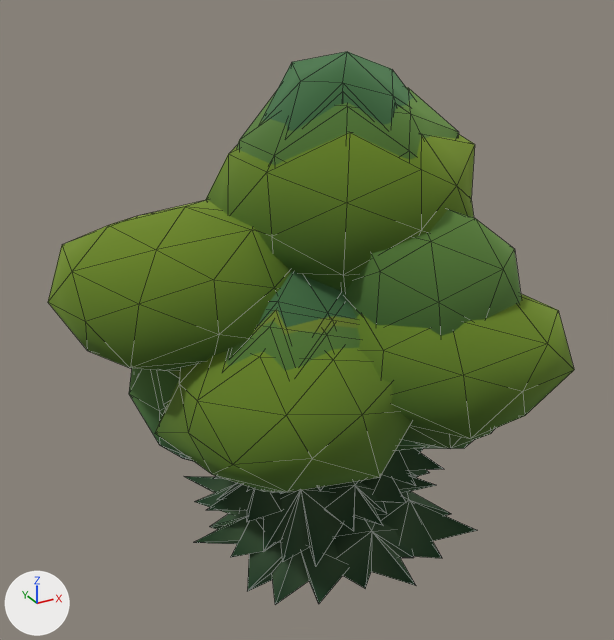
What one commit did to the glTF model godot/assets/south-outer-tree-meshes.glb.
Both versions are drawn from a 50 mm lens placed at (-7.17, -12.41, 12.58), pointed at (-0.24, 0.18, 6.29). The lights are fixed; the arrows at lower left show +X, +Y and +Z. The older version comes first. Mesh edges are drawn as thin lines.

Names of what the first picture shows: 'Crown0', 'Crown1', 'Crown2', 'Crown3', 'Crown4', 'Crown5'.
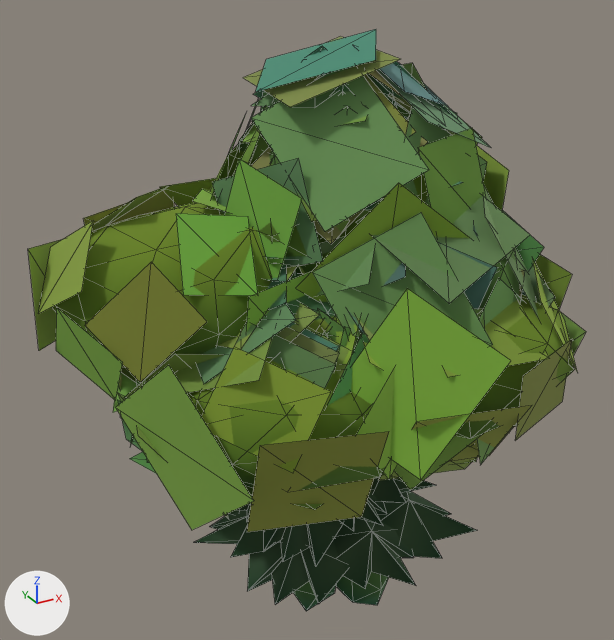
Boxes [x1, y1, x2, y2] around the edits, measured in the pictures (614 x 640 px):
'Sprigs0', added (green)
    after: [28, 94, 586, 532]
'Sprigs1', added (green)
    after: [118, 65, 555, 504]
'Sprigs3', added (mostly hidden)
    after: [249, 29, 526, 505]
'Sprigs2', added (mostly hidden)
    after: [113, 36, 525, 479]
'Sprigs4', added (mostly hidden)
    after: [121, 105, 517, 490]
'Shrub', added (green)
    after: [293, 572, 389, 611]
'Crown0', unchanged, covered by the edit
    before: [48, 132, 574, 492]
    after: [52, 146, 574, 490]
'Crown1', unchanged, covered by the edit
    before: [129, 87, 521, 493]
    after: [237, 106, 519, 370]
'Crown3', unchanged, covered by the edit
    before: [258, 52, 450, 494]
    after: [268, 74, 406, 321]

Diff of the bpy script that builds the scene:
```diff
--- a/godot/assets/south-outer-tree-meshes.glb.py
+++ b/godot/assets/south-outer-tree-meshes.glb.py
@@ me_shrub @@
+me_shrub.from_pydata(...)  # 60 vertices, 100 faces; spans x -1.17..1.11, y -1.3..1.37, z 0.07..1.58
+me_shrub.materials.append(mat_crowncore)
@@ me_sprigs4 @@
+me_sprigs4.from_pydata(...)  # 360 vertices, 180 faces; spans x -3.86..3.42, y -3.73..3.16, z 3.76..10.72
+me_sprigs4.materials.append(mat_crowncore)
@@ me_sprigs3 @@
+me_sprigs3.from_pydata(...)  # 360 vertices, 180 faces; spans x -3.47..2.9, y -3.15..3.26, z 3.35..11.33
+me_sprigs3.materials.append(mat_crowncore)
@@ me_sprigs2 @@
+me_sprigs2.from_pydata(...)  # 360 vertices, 180 faces; spans x -3.97..3.3, y -3.63..3.59, z 3.14..11.14
+me_sprigs2.materials.append(mat_crowncore)
@@ me_sprigs1 @@
+me_sprigs1.from_pydata(...)  # 360 vertices, 180 faces; spans x -3.91..3.43, y -3.56..3.88, z 3.26..11.11
+me_sprigs1.materials.append(mat_crowncore)
@@ me_sprigs0 @@
+me_sprigs0.from_pydata(...)  # 360 vertices, 180 faces; spans x -4.99..4.05, y -4.18..4.19, z 3.76..10.57
+me_sprigs0.materials.append(mat_crowncore)
@@ ob_shrub @@
+ob_shrub = bpy.data.objects.new('Shrub', me_shrub)
+ob_shrub.location = (0.0, 0.0, 0.0)
@@ ob_sprigs4 @@
+ob_sprigs4 = bpy.data.objects.new('Sprigs4', me_sprigs4)
+ob_sprigs4.location = (0.0, 0.0, 0.0)
@@ ob_sprigs3 @@
+ob_sprigs3 = bpy.data.objects.new('Sprigs3', me_sprigs3)
+ob_sprigs3.location = (0.0, 0.0, 0.0)
@@ ob_sprigs2 @@
+ob_sprigs2 = bpy.data.objects.new('Sprigs2', me_sprigs2)
+ob_sprigs2.location = (0.0, 0.0, 0.0)
@@ ob_sprigs1 @@
+ob_sprigs1 = bpy.data.objects.new('Sprigs1', me_sprigs1)
+ob_sprigs1.location = (0.0, 0.0, 0.0)
@@ ob_sprigs0 @@
+ob_sprigs0 = bpy.data.objects.new('Sprigs0', me_sprigs0)
+ob_sprigs0.location = (0.0, 0.0, 0.0)
```
